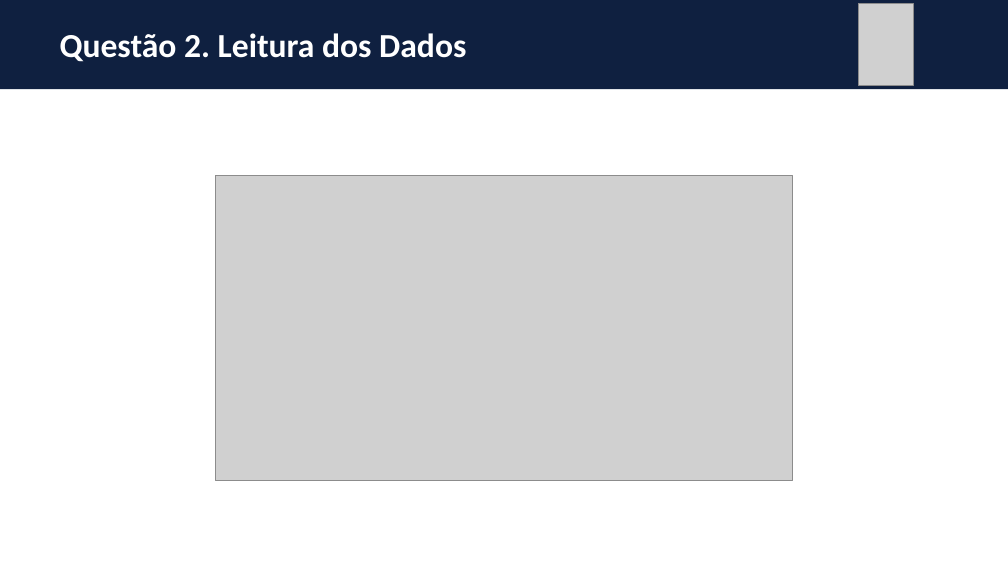
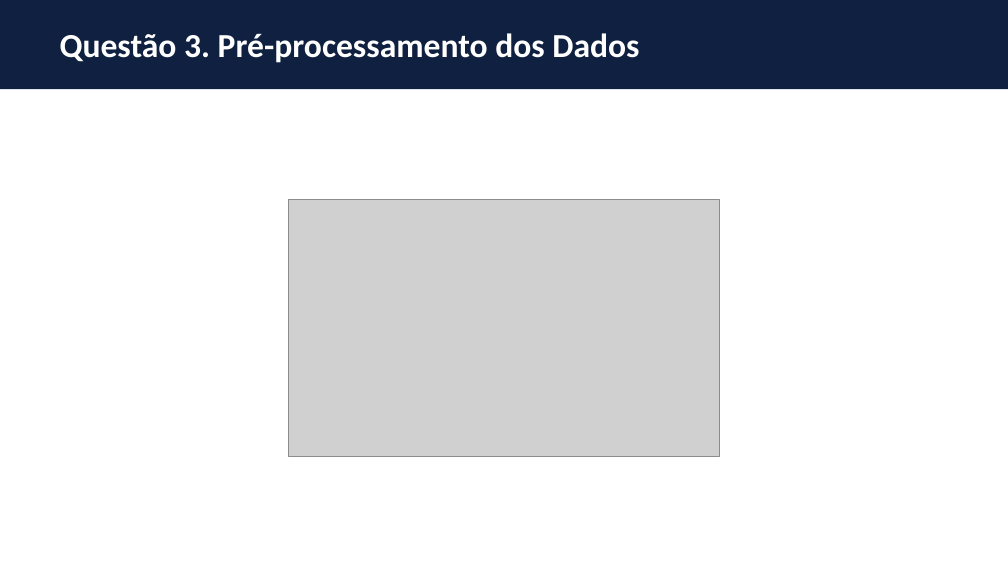
Before and after one commit to thiagoneye/master-deep_learning, a slide deck: slide 15 of DeepLearning/docs/ExerciseList/[DL] Lista de Exercícios - 2025.2 (PPGI).pptx (slide 12 before the commit). Drawn at 1008x567 pixels with LibreOffice and Linux fonts; fonts in the diff are those of the drawing; grey boxes stand for pictures. Boxes give left, top, right and bottom in pixels: in the first picture for what was removed or moved away, otherwise in the second. Text is boxed around its words. In the diff, an @@ line names an element or a change of style, - is before the commit and + after.

Commit message:
Geração de dados para apresentação .pptx

```diff
--- a/DeepLearning/docs/ExerciseList/[DL] Lista de Exercícios - 2025.2 (PPGI).pptx
+++ b/DeepLearning/docs/ExerciseList/[DL] Lista de Exercícios - 2025.2 (PPGI).pptx
@@ picture removed at [859,4,913,85] @@
@@ title at [60,33,639,63]: text changed @@
-Questão 2. Leitura dos Dados
+Questão 3. Pré-processamento dos Dados
@@ picture: place and size @@
-picture at [216,175,792,480]
+picture at [289,200,720,457]
```
Also in this commit, not shown: 16 other slides changed, 11 slides added, 3 slides removed, 2 other files.
